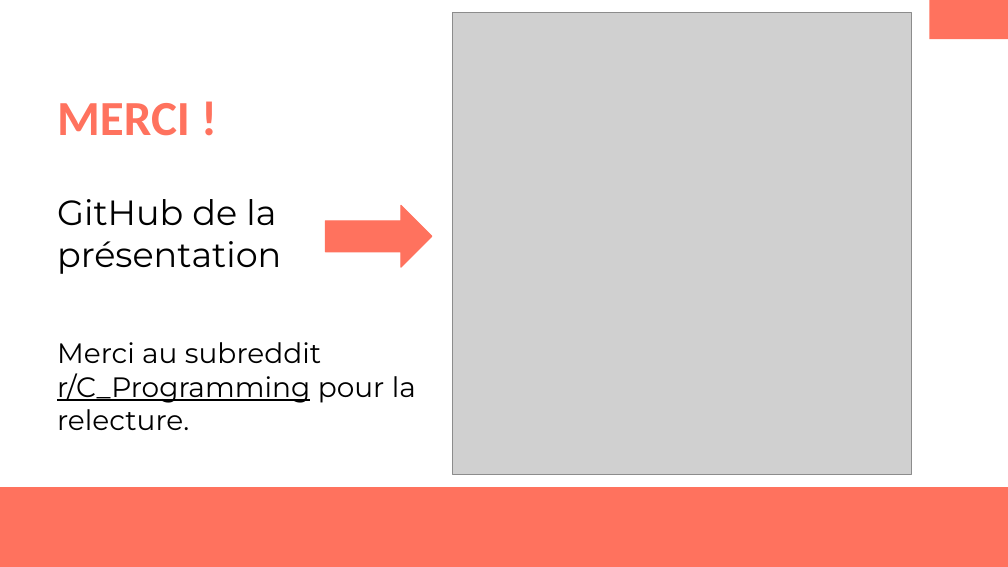
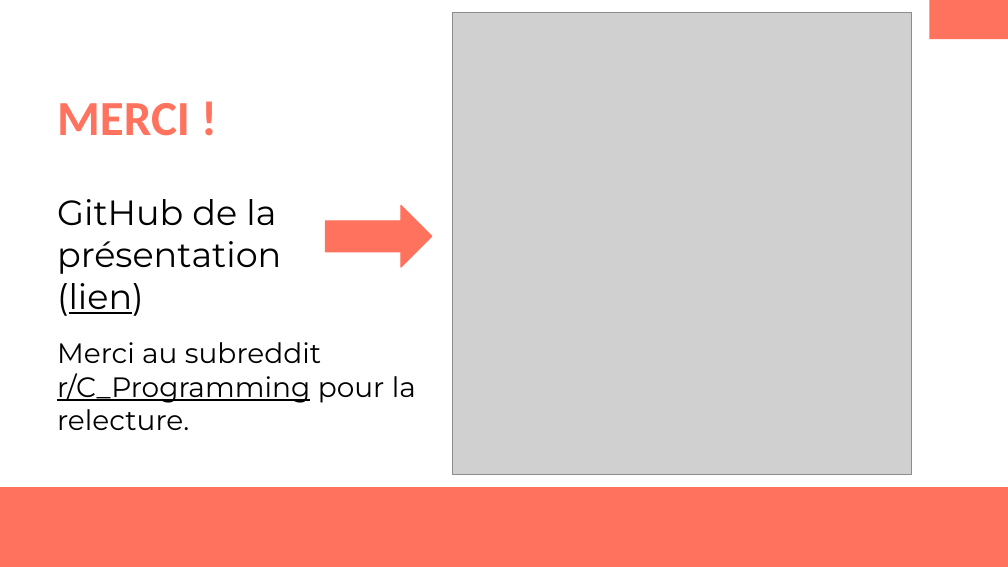
Before and after one commit to Chi-Iroh/Lets-Talk-About-C-Quirks, a slide deck: slide 107 of fr/Talk - Les Bizarreries du C.pptx. Drawn at 1008x567 pixels with LibreOffice and Linux fonts; fonts in the diff are those of the drawing; grey boxes stand for pictures. Boxes give left, top, right and bottom in pixels: in the first picture for what was removed or moved away, otherwise in the second. Text is boxed around its words. In the diff, an @@ line names an element or a change of style, - is before the commit and + after.

```diff
--- a/fr/Talk - Les Bizarreries du C.pptx
+++ b/fr/Talk - Les Bizarreries du C.pptx
@@ text at bbox=[57, 283, 144, 316]: paragraph added @@
+(lien)
```
Also in this commit, not shown: 1 other slide changed, 5 other files.
